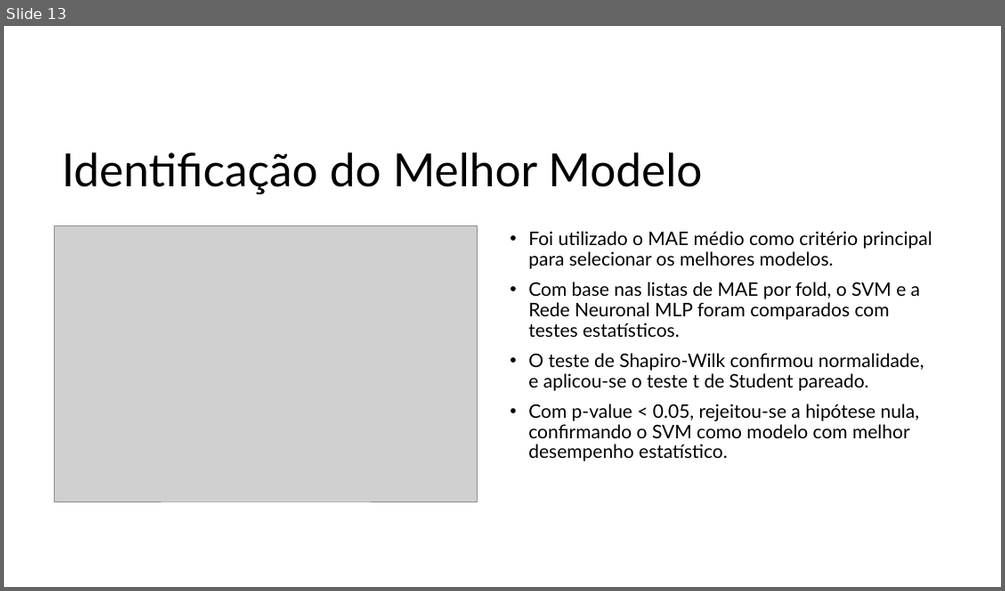
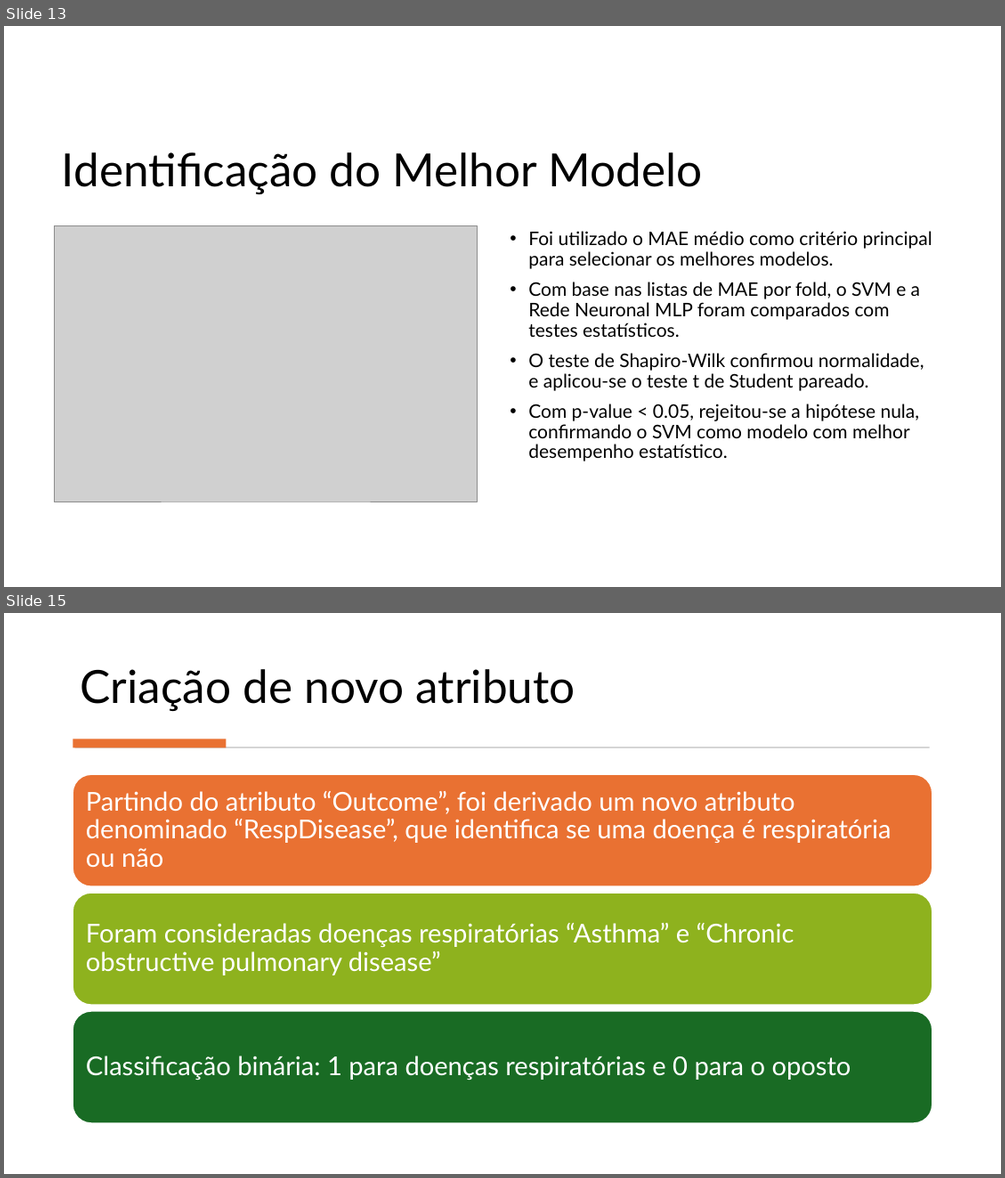
Before and after one commit to JoaoPinto1220663/ANADI_MFC_3DI_1220664_1220663_1220665, a slide deck: apresentação/ANADI - Trabalho Prático 2.pptx. Shown one above the other, each under a label of ours: slide 13 before the commit, slides 13 and 15 after it; the slides between them are not shown. The pictures are 1005x591 and 1005x1178 pixels, drawn with LibreOffice and Linux fonts; fonts in the diff are those of the drawing; grey boxes stand for pictures. Boxes give left, top, right and bottom in pixels: in the first picture for what was removed or moved away, otherwise in the second. Text is boxed around its words. In the diff, an @@ line names an element or a change of style, - is before the commit and + after.

```diff
--- a/apresentação/ANADI - Trabalho Prático 2.pptx
+++ b/apresentação/ANADI - Trabalho Prático 2.pptx
@@ slide 15 added at box(4, 613, 1001, 1174), background #FFFFFF @@
@@ title added at box(81, 669, 575, 711), 44 pt, text #000000 @@
+Criação de novo atributo
@@ rectangle added at box(73, 738, 226, 747), fill #E97132 @@
@@ rectangle added at box(75, 747, 930, 748), fill #D5D5D5 @@
@@ group added at box(73, 774, 933, 1123): 3 rounded rectangles, 3 texts @@
+Partindo do atributo “Outcome”, foi derivado um novo atributo denominado “RespDisease”, que identifica se uma doença é respiratória ou não
+Foram consideradas doenças respiratórias “Asthma” e “Chronic obstructive pulmonary disease”
+Classificação binária: 1 para doenças respiratórias e 0 para o oposto
```
Also in this commit, not shown: 5 other slides added.
